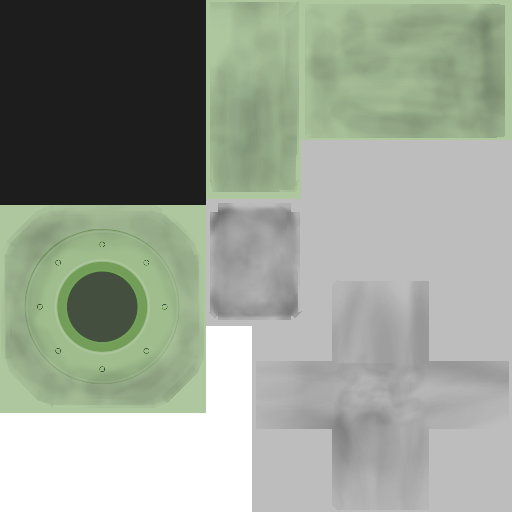
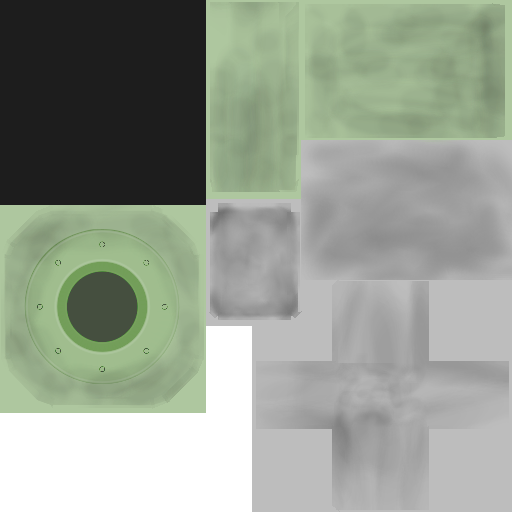
Layered file, before and after one edit (512x512). Changes by layer:
painted on "inflatable-hangar-case.png #1" over [301, 140, 512, 280]
hid "inflatable-hangar-case.png #2", painted on it over [301, 140, 512, 280]
